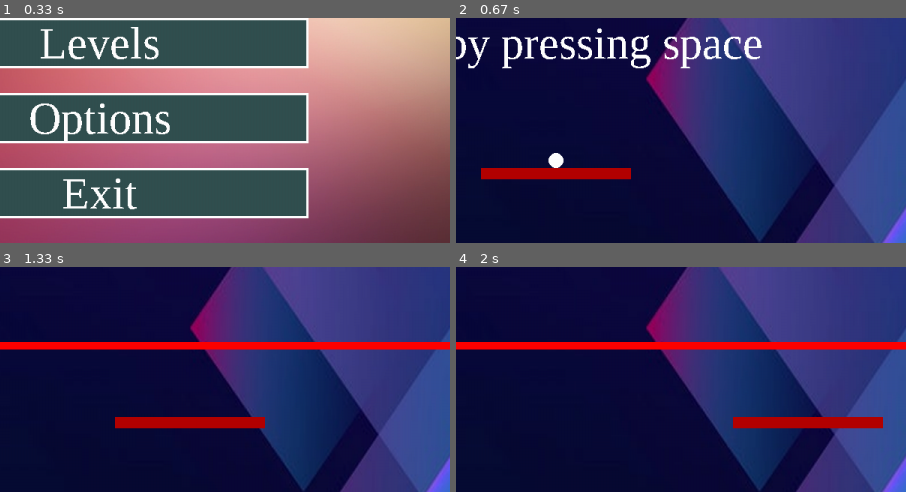
Above: before the commit, frames 1-4 (two rows, left to right).
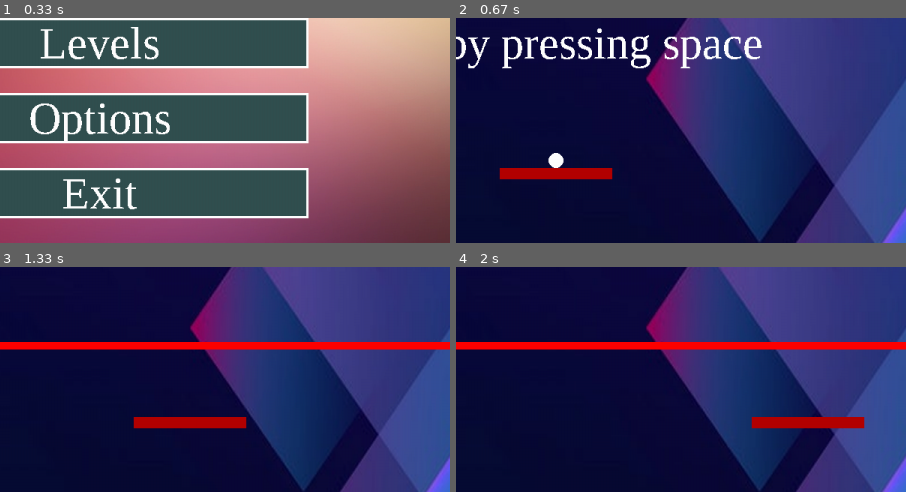
Above: after the commit, the same moments.

Repository: Kevin333221/INF-1400
Game: pygame game, started from Main.py
The game is run twice, just before and just after one commit, with the same random seed, the same clock (stepped at 60 frames per second) and the same inputs.
Inputs:
- Up to frame 1 (0.33 s): no input
- Up to frame 2 (0.67 s): click "Start" at 0.38 s
- Up to frame 3 (1.33 s): tap Space at 0.67, 1.07 s; hold Right from 1 s (still down)
- Up to frame 4 (2 s): tap Space at 1.37, 1.57, 1.87 s; release Right at 1.47 s; hold Right 1.5-1.97 s
The pictures show only the part of the screen within x 39-89%, y 50-100%; the shares and areas given below are measured in that part.

Frame 1 is identical in both runs. In frame 2, 0.5% of the frame differs, in the area x 5-39%, y 66-72%; in frame 3, 0.5%; in frame 4, 0.5%.

Commit message:
Dynamic Player Size

Diff:
--- a/Main.py
+++ b/Main.py
@@ -212,7 +212,7 @@
 
             # Checks if the user presses Right-key og the Left-key
             keys = pygame.key.get_pressed()
-            user.walk(keys, universal_speed)
+            user.walk(keys, ball_speed)
 
             # Checks if the ball hits the player
             if precode.intersect_rectangle_circle(user.pos, user.w, user.h, ball1.pos, ball1.r, ball1.dir):
--- a/Player.py
+++ b/Player.py
@@ -3,7 +3,7 @@
 
 class player:
     def __init__(self, screen_w, screen_h):
-        self.w = 200
+        self.w = screen_w/8
         self.h = 15
         self.screen_w = screen_w
         self.screen_h = screen_h
